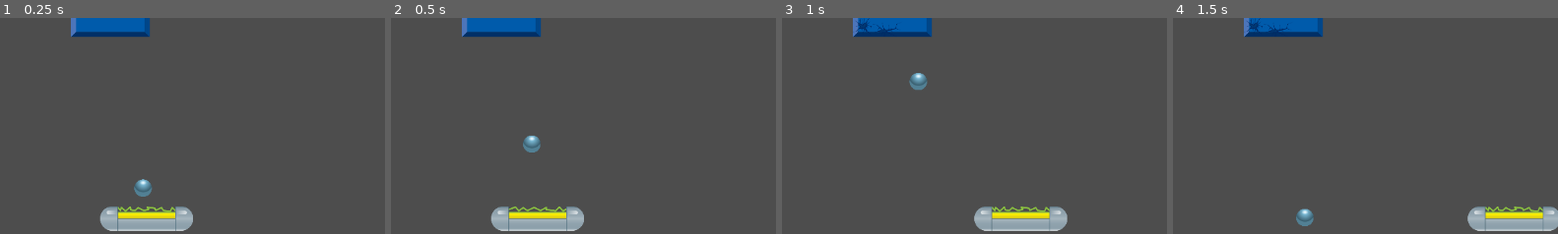
Above: before the commit, frames 1-4 (left to right).
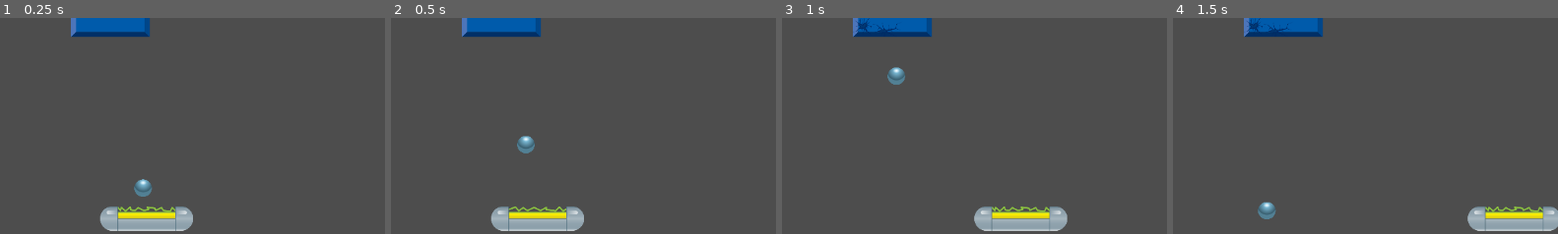
Above: after the commit, the same moments.

Repository: Plata101/arkanoid
Game: Godot game, scene res://scenes/game.tscn
Same seed, same stepped clock (60 frames per second), same inputs: the game is played once before the commit and once after it.
Inputs:
- Up to frame 1 (0.25 s): no input
- Up to frame 2 (0.5 s): no input
- Up to frame 3 (1 s): tap Enter at 0.5 s; hold Right (moveRight) from 0.53 s (still down)
- Up to frame 4 (1.5 s): keep holding Right (moveRight)
The pictures show only the part of the screen within x 31-81%, y 47-97%; the shares and areas given below are measured in that part.

Frame 1 is identical in both runs. In frame 2, 0.3% of the frame differs, in the area x 32-39%, y 54-63%; in frame 3, 0.6%; in frame 4, 0.6%, in the area x 21-37%, y 85-97%.

Commit message:
ball bouncing logic added

Diff:
--- a/scenes/paddle.tscn
+++ b/scenes/paddle.tscn
@@ -38,11 +38,9 @@
 [sub_resource type="RectangleShape2D" id="RectangleShape2D_mo4dg"]
 size = Vector2(106, 36)
 
-[node name="Paddle" type="RigidBody2D" groups=["paddle"]]
+[node name="Paddle" type="CharacterBody2D" groups=["paddle"]]
 collision_layer = 2
-collision_mask = 8
-freeze = true
-freeze_mode = 1
+collision_mask = 9
 script = ExtResource("1_y7wee")
 
 [node name="AnimatedSprite2D" type="AnimatedSprite2D" parent="."]
--- a/scripts/ball.gd
+++ b/scripts/ball.gd
@@ -1,8 +1,15 @@
 extends RigidBody2D
 
 @export var speed = 400.0
+@export var max_paddle_angle = 1.2
+# This new variable controls how much the paddle's movement affects the ball.
+# A value of 0.3 means 30% of the paddle's speed is transferred.
+@export var paddle_influence = 0.3
+@onready var ping_sound = $PingSound
+# Add this new variable. It's the minimum angle from horizontal (in degrees).
+# 15 is a good starting value.
+@export var min_bounce_angle_degrees = 15.0
 
-@onready var ping_sound = $PingSound
 
 func _ready():
 	# Make sure Contact Monitor is on and Max Contacts Reported is > 0
@@ -17,11 +24,36 @@
 func _on_body_entered(body):
 	ping_sound.play()
 
+	if body.is_in_group("paddle"):
+		# 1. Calculate base velocity from hit location and paddle movement
+		var ball_pos_x = self.global_position.x
+		var paddle_pos_x = body.global_position.x
+		var paddle_width = body.paddle_width
+		var influence = (ball_pos_x - paddle_pos_x) / (paddle_width / 2.0)
+		var new_velocity = Vector2.UP.rotated(influence * max_paddle_angle)
+		new_velocity.x += body.velocity.x * paddle_influence
 
+		# --- ANGLE CLAMPING LOGIC ---
 
-	if body.is_in_group("paddle"):
-		# --- CLASSIC ARKANOID BOUNCE LOGIC ---
-		print("hit the paddle")
+		# 2. Convert the minimum angle from degrees to radians for calculations
+		var min_bounce_angle_rad = deg_to_rad(min_bounce_angle_degrees)
+
+		# 3. Get the final direction's angle (in radians)
+		var angle = new_velocity.angle()
+
+		# 4. Clamp the angle to ensure it's not too horizontal
+		# The range from -PI/2 is straight up. We clamp it to be within our min angle.
+		if abs(angle + PI / 2) > max_paddle_angle:
+			angle = -PI / 2 + sign(angle) * max_paddle_angle
+
+		# Ensure the ball doesn't go too horizontal
+		if angle > -min_bounce_angle_rad: # Too close to the right horizontal
+			angle = -min_bounce_angle_rad
+		elif angle < -PI + min_bounce_angle_rad: # Too close to the left horizontal
+			angle = -PI + min_bounce_angle_rad
+
+		# 5. Apply the corrected direction and speed
+		self.linear_velocity = Vector2.from_angle(angle) * speed
 
 	# Check if the body the ball hit is in the "bricks" group
 	if body.is_in_group("bricks"):
--- a/scripts/paddle.gd
+++ b/scripts/paddle.gd
@@ -1,24 +1,24 @@
-extends RigidBody2D
+extends CharacterBody2D
 
 @export var speed = 300.0 # You can change this speed in the Inspector
 @onready var playerPaddle = $AnimatedSprite2D
+@export var paddle_width: float = 110.0
 
-var lock_position
+var lock_position_y: float
+
 
 func _ready():
 	playerPaddle.play("default")
-	lock_position = position.y
+	# Save the initial Y position
+	lock_position_y = self.position.y
 
 func _physics_process(delta):
 	# Get the player's input direction
 	var direction = Input.get_axis("moveLeft", "moveRight")
-
-	# Create a velocity vector for this frame
-	var velocity = Vector2.ZERO
 	velocity.x = direction * speed
 
-	# The key change:
-	# Move the kinematic body by the desired amount for this frame.
-	# We multiply by 'delta' here to make the movement frame-rate independent.
-	move_and_collide(velocity * delta)
-	position.y = lock_position
+	# Let Godot handle the movement and collisions
+	move_and_slide()
+
+	# Forcefully correct any unwanted vertical movement
+	self.position.y = lock_position_y
